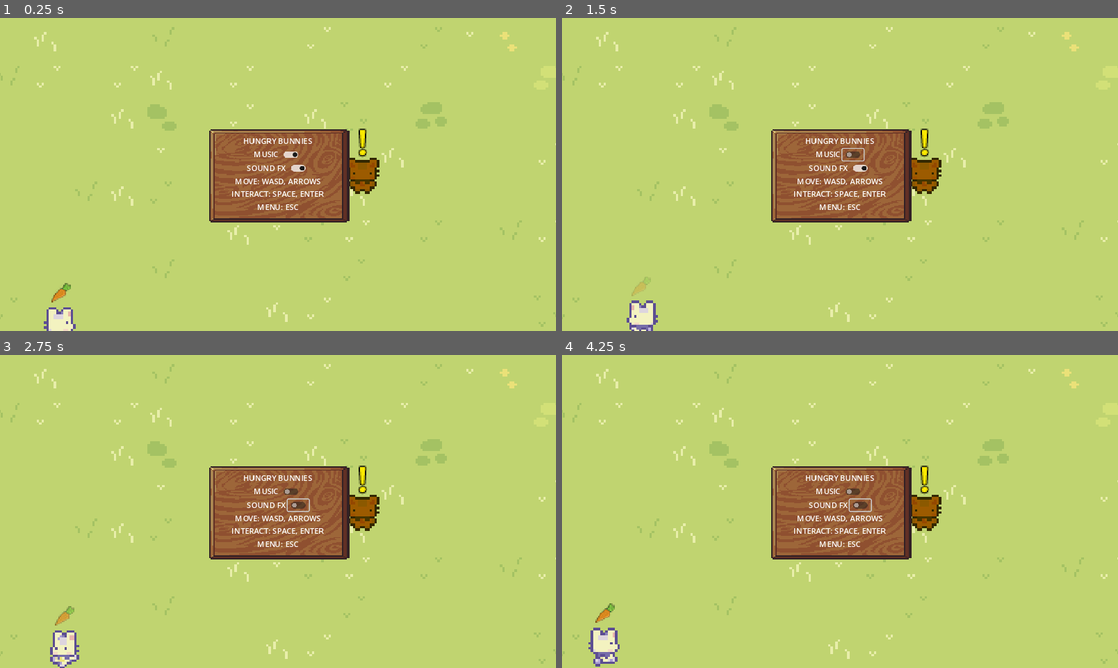
Above: before the commit, frames 1-4 (two rows, left to right).
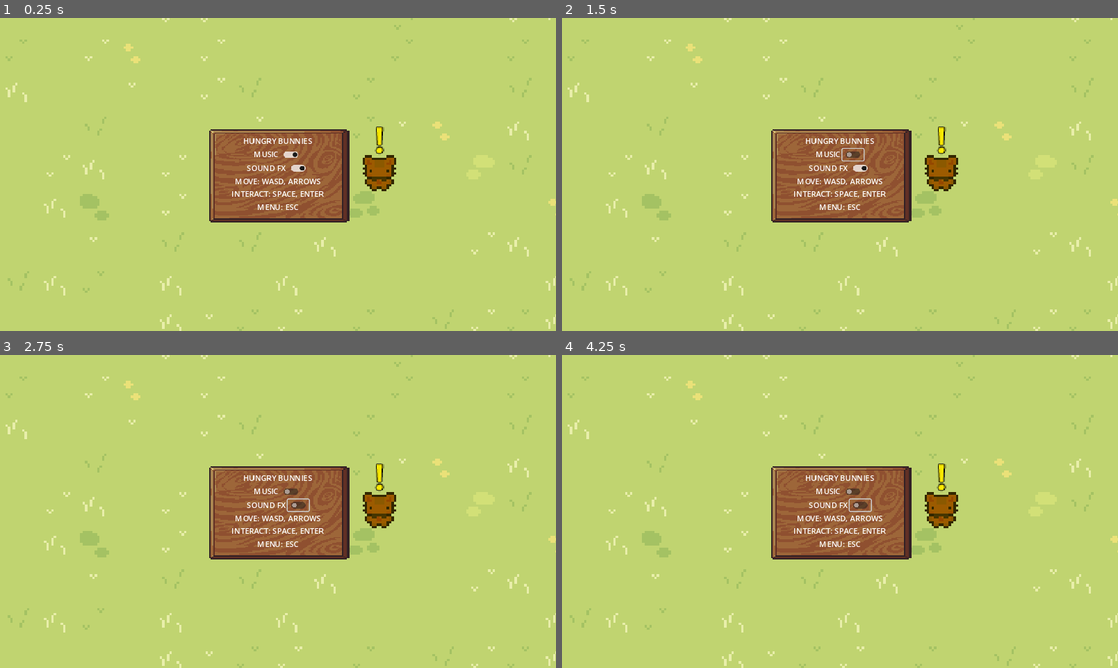
Above: after the commit, the same moments.

Repository: LukeRichardGoddard/GameJam2025
Game: Godot game, scene res://Scenes/GameScene/game_scene.tscn
The game is run twice, just before and just after one commit, with the same random seed, the same clock (stepped at 60 frames per second) and the same inputs. Sound files missing from this copy of the repository are replaced by a short silence.
Inputs (mouse positions are in pixels of both pictures, inside the frame that each line leads up to):
- Up to frame 1 (0.25 s): no input
- Up to frame 2 (1.5 s): hold D (move_right) 0.53-1.25 s; tap Space (interact) at 0.6 s; click (851, 155) at 1.25 s
- Up to frame 3 (2.75 s): click (300, 505) at 2 s
- Up to frame 4 (4.25 s): hold S (move_down) 2.78-3.53 s; tap Space (interact) at 2.85, 3.6 s; hold D (move_right) from 3.53 s (still down)

The runs differ from the first frame. In frame 1, 4.4% of the frame differs, in the area x 0-100%, y 0-100%; in frame 2, 4.4%; in frame 3, 4.6%; in frame 4, 4.6%.

Commit message:
move starting position to centre

Diff:
--- a/Scenes/Bunny/bunny.gd
+++ b/Scenes/Bunny/bunny.gd
@@ -78,16 +78,13 @@
 		if has_been_fed and $CanvasLayer.visible:
 			unpause_dialog()
 		elif SceneManager.carrot_count > 0 and not has_been_fed:
+			feed_bunny()
+		elif not has_been_fed:
+			if SceneManager.sound_on:
+				$Sounds/NextDialog.play()
 			if $CanvasLayer.visible:
 				unpause_dialog()
 			else:
-				feed_bunny()
-		elif not has_been_fed:
-			if $CanvasLayer.visible:
-				unpause_dialog()
-			else:
-				if SceneManager.sound_on:
-					$Sounds/NextDialog.play()
 				$CanvasLayer/DialogLabel.text = "Can you please find a carrot\nfor me?"
 				pause_for_dialog()
 
--- a/Scenes/GameScene/game_scene.gd
+++ b/Scenes/GameScene/game_scene.gd
@@ -20,6 +20,7 @@
 		for i in STARTING_BUNNIES:
 			new_bunny()
 		SceneManager.start_game = false
+		$ObstacleLayer/Player.position = Vector2(28,-37)
 		user_interface.open_menu()
 	$NewBunnyTimer.wait_time = INITIAL_BUNNY_WAIT_TIME
 	$NewBunnyTimer.start()
--- a/Scenes/GameScene/game_scene.tscn
+++ b/Scenes/GameScene/game_scene.tscn
@@ -976,11 +976,12 @@
 [node name="ObstacleLayer" type="TileMapLayer" parent="."]
 y_sort_enabled = true
 position = Vector2(0, 1)
-tile_map_data = PackedByteArray("AAAtACAAAgAOAAsAAAAtAB8AAgA …(6784 unchanged characters)… JAAsAAAAHABMAAgAJAAsAAAAFABMAAgAJAAsAAAA=")
+tile_map_data = PackedByteArray("AAAtACAAAgAOAAsAAAAtAB8AAgA …(6784 unchanged characters)… JAAsAAAAHABMAAgAJAAsAAAAFABMAAgAJAAsAAAADABMAAgAJAAsAAAABABMAAgAJAAsAAAD//xMAAgAJAAsAAADo/wwAAgAJAAsAAADm/wwAAgAJAAsAAADq/wwAAgAJAAsAAADk/wwAAgAJAAsAAAA=")
 tile_set = SubResource("TileSet_i8s53")
 
 [node name="Player" parent="ObstacleLayer" instance=ExtResource("1_g2fpc")]
 y_sort_enabled = true
+position = Vector2(28, -37)
 
 [node name="Camera2D" type="Camera2D" parent="ObstacleLayer/Player"]
 position = Vector2(-8, 0)
@@ -991,7 +992,7 @@
 limit_bottom = 510
 
 [node name="BrownBunny" parent="ObstacleLayer" instance=ExtResource("6_j2h85")]
-position = Vector2(27, 1)
+position = Vector2(62, -37)
 
 [node name="Bunnies" type="Node" parent="ObstacleLayer"]
 
